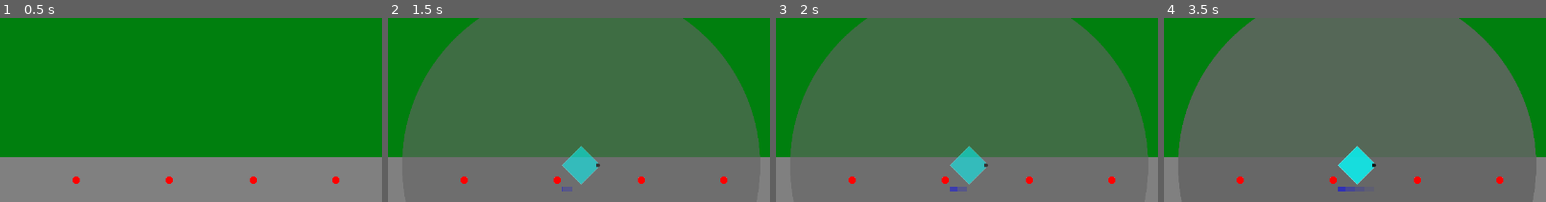
Above: before the commit, frames 1-4 (left to right).
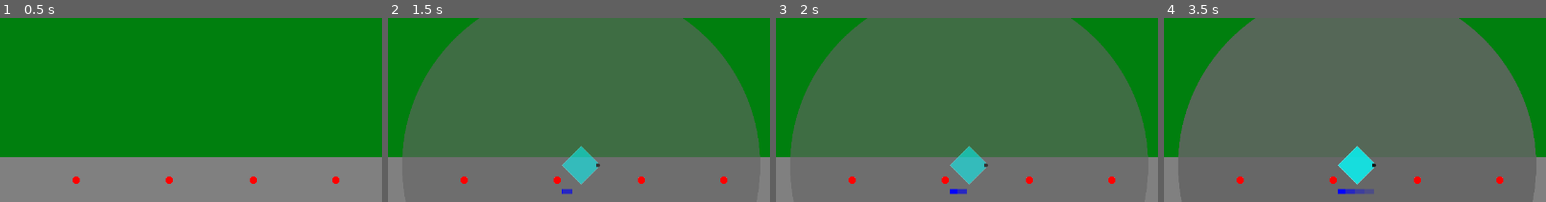
Above: after the commit, the same moments.

Repository: phrasmotica/godot-tower-defence
Game: Godot game, scene res://scenes/game.tscn
The game is run twice, just before and just after one commit, with the same random seed, the same clock (stepped at 60 frames per second) and the same inputs.
Inputs (mouse positions are % of the whole screen's width and height, from its top left):
- Up to frame 1 (0.5 s): no input
- Up to frame 2 (1.5 s): tap Enter (ui_accept) at 0.5, 0.77 s; move the mouse to (72, 50) at 0.52 s; hold U (tower_upgrade) 0.53-1.28 s; tap 1 (tower_1) at 0.6, 1.35 s; click (72, 50) at 0.67 s; move the mouse to (72, 50) at 1.27 s; click (72, 50) at 1.42 s
- Up to frame 3 (2 s): tap Enter (ui_accept) at 1.52 s
- Up to frame 4 (3.5 s): hold U (tower_upgrade) from 2.03 s (still down); tap 1 (tower_1) at 2.1, 2.85 s; click (72, 50) at 2.17 s; click (72, 50) at 2.92 s; tap Enter (ui_accept) at 3.02 s
The pictures show only the part of the screen within x 47-97%, y 10-60%; the shares and areas given below are measured in that part.

Frame 1 is identical in both runs. In frame 2, 0.1% of the frame differs, in the area x 45-49%, y 91-96%; in frame 3, 0.2%; in frame 4, 0.3%, in the area x 45-55%, y 91-96%.

Commit message:
Move progress bars outside of levels manager node, to ensure they don't rotate

Diff:
--- a/scenes/gun_tower.tscn
+++ b/scenes/gun_tower.tscn
@@ -1,10 +1,11 @@
-[gd_scene load_steps=23 format=3 uid="uid://bm6ytyxvbceh0"]
+[gd_scene load_steps=24 format=3 uid="uid://bm6ytyxvbceh0"]
 
 [ext_resource type="Script" path="res://scripts/tower.gd" id="1_v8t2a"]
 [ext_resource type="Texture2D" uid="uid://i2j4kvn0w7q4" path="res://assets/sprites/range.png" id="2_ryqgt"]
 [ext_resource type="Texture2D" uid="uid://du6xscvmfx8l8" path="res://assets/sprites/towerselection.png" id="3_ksutm"]
 [ext_resource type="Script" path="res://scripts/tower_level_manager.gd" id="4_4tss6"]
 [ext_resource type="Texture2D" uid="uid://bqxjks1khgpr4" path="res://assets/sprites/tower1upgrade1.png" id="4_gubpj"]
+[ext_resource type="Script" path="res://scripts/progress_bar.gd" id="4_n5mc5"]
 [ext_resource type="PackedScene" uid="uid://djj6tjv3p0qo6" path="res://scenes/tower_level.tscn" id="4_t0fww"]
 [ext_resource type="PackedScene" uid="uid://dkbrkn8ajicyx" path="res://scenes/bullet.tscn" id="5_ikvgn"]
 [ext_resource type="Texture2D" uid="uid://cyvmiovifx22h" path="res://assets/sprites/tower1upgrade2.png" id="5_kp04t"]
@@ -90,7 +91,7 @@
 tracks/1/type = "value"
 tracks/1/imported = false
 tracks/1/enabled = true
-tracks/1/path = NodePath("WarmupProgressBar:size")
+tracks/1/path = NodePath("../ProgressBars/WarmupProgressBar:size")
 tracks/1/interp = 1
 tracks/1/loop_wrap = true
 tracks/1/keys = {
@@ -102,7 +103,7 @@
 tracks/2/type = "value"
 tracks/2/imported = false
 tracks/2/enabled = true
-tracks/2/path = NodePath("UpgradeProgressBar:size")
+tracks/2/path = NodePath("../ProgressBars/UpgradeProgressBar:size")
 tracks/2/interp = 1
 tracks/2/loop_wrap = true
 tracks/2/keys = {
@@ -144,7 +145,7 @@
 tracks/2/type = "value"
 tracks/2/imported = false
 tracks/2/enabled = true
-tracks/2/path = NodePath("UpgradeProgressBar:size")
+tracks/2/path = NodePath("../ProgressBars/UpgradeProgressBar:size")
 tracks/2/interp = 1
 tracks/2/loop_wrap = true
 tracks/2/keys = {
@@ -156,7 +157,7 @@
 tracks/3/type = "method"
 tracks/3/imported = false
 tracks/3/enabled = true
-tracks/3/path = NodePath("UpgradeProgressBar")
+tracks/3/path = NodePath("../ProgressBars/UpgradeProgressBar")
 tracks/3/interp = 1
 tracks/3/loop_wrap = true
 tracks/3/keys = {
@@ -203,7 +204,7 @@
 tracks/2/type = "value"
 tracks/2/imported = false
 tracks/2/enabled = true
-tracks/2/path = NodePath("WarmupProgressBar:size")
+tracks/2/path = NodePath("../ProgressBars/WarmupProgressBar:size")
 tracks/2/interp = 1
 tracks/2/loop_wrap = true
 tracks/2/keys = {
@@ -215,7 +216,7 @@
 tracks/3/type = "method"
 tracks/3/imported = false
 tracks/3/enabled = true
-tracks/3/path = NodePath("WarmupProgressBar")
+tracks/3/path = NodePath("../ProgressBars/WarmupProgressBar")
 tracks/3/interp = 1
 tracks/3/loop_wrap = true
 tracks/3/keys = {
@@ -258,6 +259,24 @@
 [node name="SelectionSprite" type="AnimatedSprite2D" parent="Selection"]
 sprite_frames = SubResource("SpriteFrames_7prn5")
 
+[node name="ProgressBars" type="Node2D" parent="."]
+
+[node name="WarmupProgressBar" type="ColorRect" parent="ProgressBars"]
+offset_left = -32.0
+offset_top = 40.0
+offset_right = 32.0
+offset_bottom = 48.0
+color = Color(0, 0, 1, 1)
+script = ExtResource("4_n5mc5")
+
+[node name="UpgradeProgressBar" type="ColorRect" parent="ProgressBars"]
+offset_left = -32.0
+offset_top = 40.0
+offset_right = 32.0
+offset_bottom = 48.0
+color = Color(1, 1, 0, 1)
+script = ExtResource("4_n5mc5")
+
 [node name="Levels" type="Node2D" parent="." node_paths=PackedStringArray("levels")]
 script = ExtResource("4_4tss6")
 levels = [NodePath("Level0"), NodePath("Level1"), NodePath("Level2")]
@@ -304,20 +323,6 @@
 "": SubResource("AnimationLibrary_qnhh7")
 }
 
-[node name="WarmupProgressBar" type="ColorRect" parent="Levels"]
-offset_left = -32.0
-offset_top = 36.0
-offset_right = 32.0
-offset_bottom = 44.0
-color = Color(0, 0, 1, 1)
-
-[node name="UpgradeProgressBar" type="ColorRect" parent="Levels"]
-offset_left = -32.0
-offset_top = 36.0
-offset_right = 32.0
-offset_bottom = 44.0
-color = Color(1, 1, 0, 1)
-
 [node name="Barrel" parent="." instance=ExtResource("7_mplx0")]
 
 [connection signal="input_event" from="CollisionArea" to="." method="_on_collision_area_input_event"]
--- /dev/null
+++ b/scripts/progress_bar.gd
@@ -0,0 +1,4 @@
+extends ColorRect
+
+func _ready():
+	hide()
--- a/scripts/tower_level_manager.gd
+++ b/scripts/tower_level_manager.gd
@@ -2,8 +2,6 @@
 
 @onready var firing_line: RayCast2D = $FiringLine
 @onready var animation_player: AnimationPlayer = $AnimationPlayer
-@onready var warmup_bar: ColorRect = $WarmupProgressBar
-@onready var upgrade_bar: ColorRect = $UpgradeProgressBar
 
 @export var levels: Array[TowerLevel]
 
@@ -11,10 +9,6 @@
 
 signal warmed_up
 signal upgraded
-
-func _ready():
-	warmup_bar.hide()
-	upgrade_bar.hide()
 
 func start_warmup():
 	animation_player.play("warmup")
